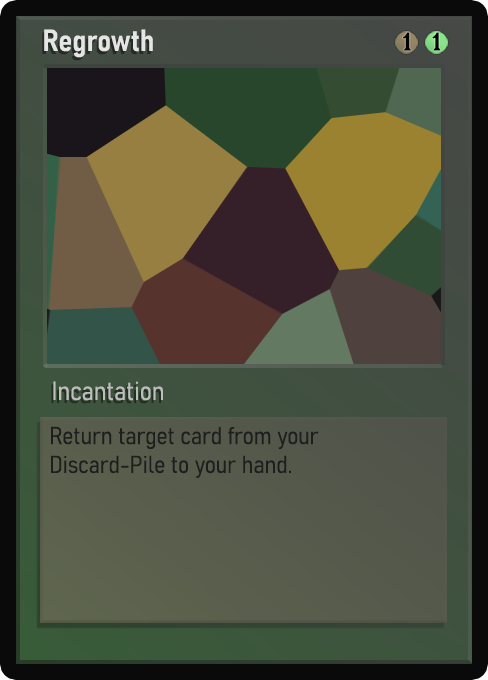
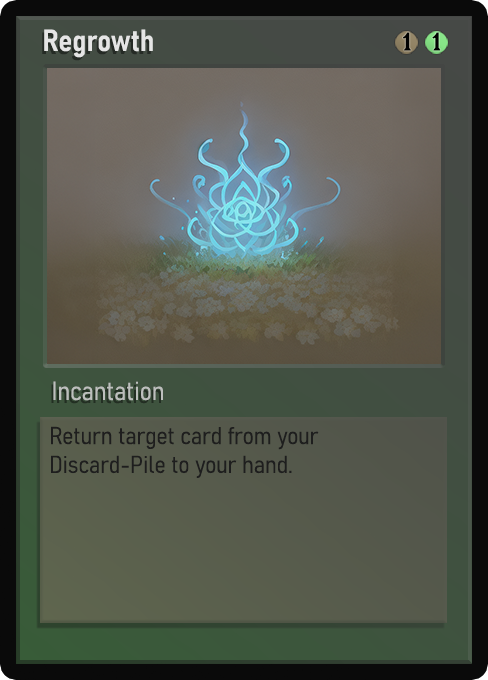
The second 488px x 680px image is a revision of the first. Changes to its layers:
painted on "Name" over [51, 33, 110, 57]
painted on "Class" over [72, 386, 151, 401]
painted on "Desc_norm" over [57, 428, 298, 478]
painted on "Artwork" over [47, 68, 441, 364]
